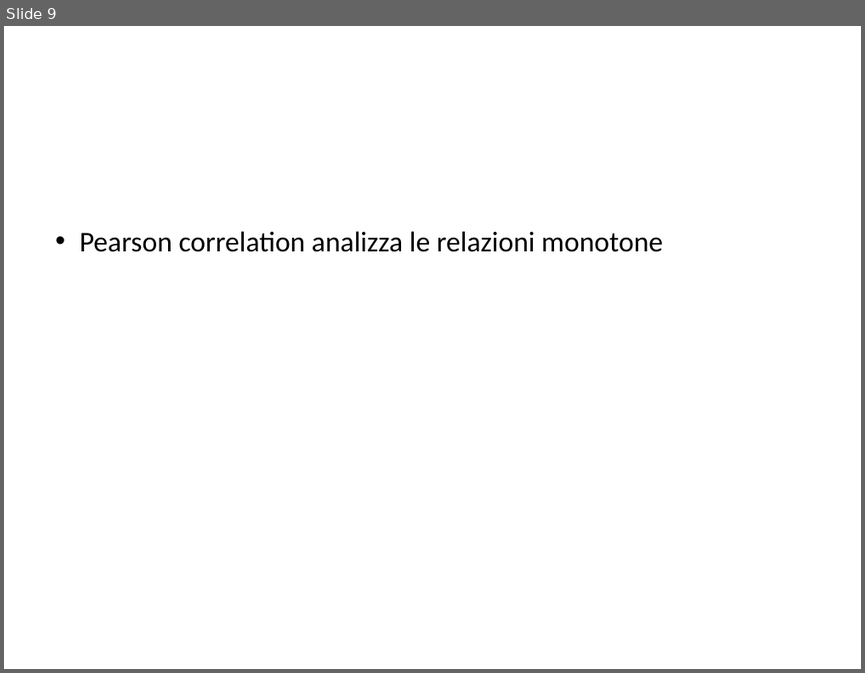
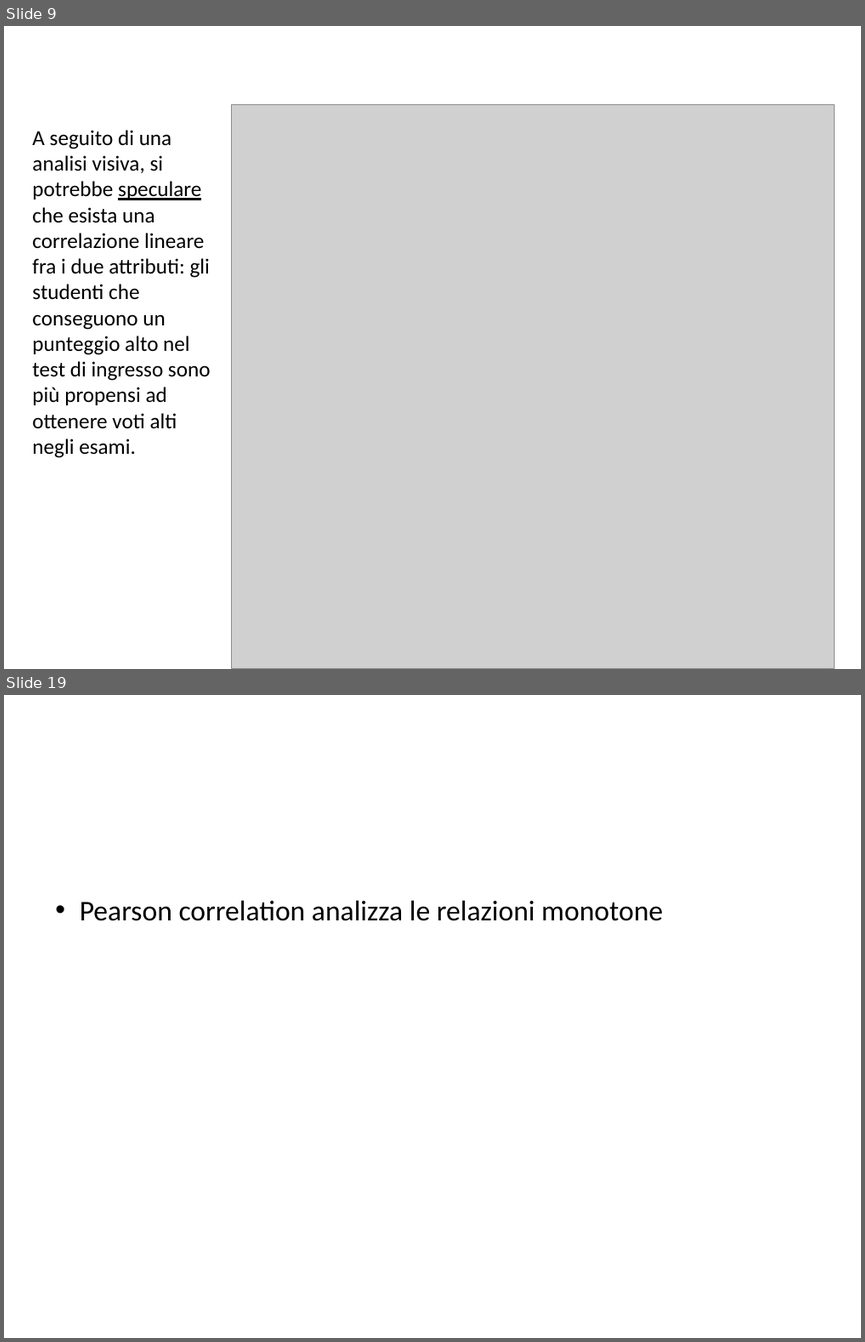
Before and after one commit to BlacknDecker/unifi, a slide deck: relazione.pptx. Shown one above the other, each under a label of ours: slide 9 before the commit, slides 9 and 19 after it; the slides between them are not shown. The pictures are 865x673 and 865x1342 pixels, drawn with LibreOffice and Linux fonts; fonts in the diff are those of the drawing; grey boxes stand for pictures; background and template pictures are left out. Boxes give left, top, right and bottom in pixels: in the first picture for what was removed or moved away, otherwise in the second. Text is boxed around its words. In the diff, an @@ line names an element or a change of style, - is before the commit and + after.

```diff
--- a/relazione.pptx
+++ b/relazione.pptx
@@ slide 9 added at (x1=4, y1=26, x2=861, y2=669), background #FFFFFF @@
@@ text added at (x1=139, y1=40, x2=861, y2=148), 24 pt, text #FFFFFF, bold @@
+DATA UNDERSTANDING: DETTAGLIO
@@ picture added at (x1=232, y1=105, x2=834, y2=669) @@
@@ text added at (x1=32, y1=130, x2=211, y2=458), 18 pt, text #000000 @@
+A seguito di una analisi visiva, si potrebbe speculare che esista una correlazione lineare fra i due attributi: gli studenti che conseguono un punteggio alto nel test di ingresso sono più propensi ad ottenere voti alti negli esami.
@@ what was slide 9 is now slide 19 @@
```
Also in this commit, not shown: 2 slides changed, 9 other slides added.
